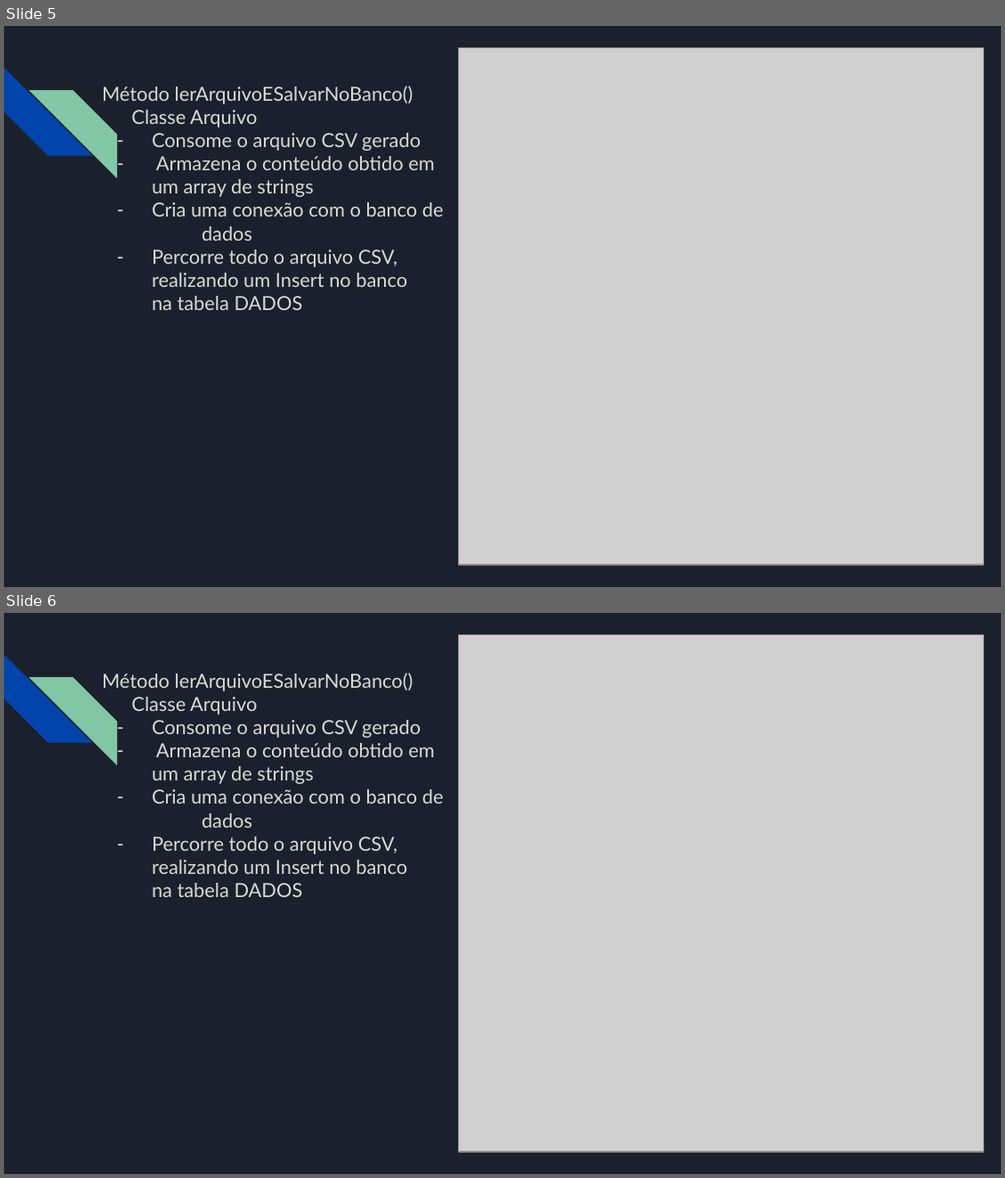
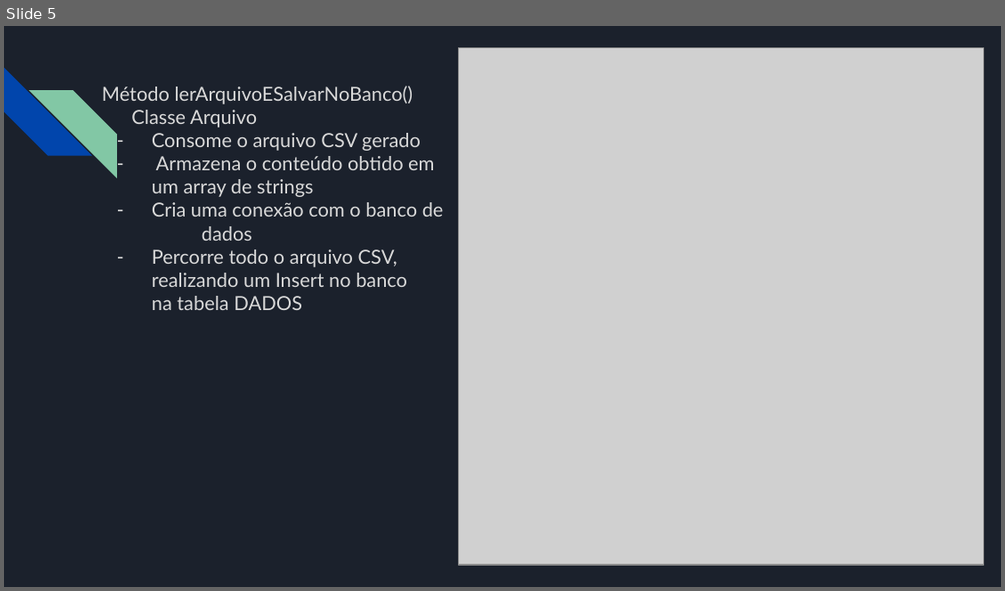
Before and after one commit to gutobyte/ProjetoIntegradorADS-2-Senac, a slide deck: documentos/Apresentacao.pptx. Shown one above the other, each under a label of ours: slides 5 and 6 before the commit, slide 5 after it. The pictures are 1005x1178 and 1005x591 pixels, drawn with LibreOffice and Linux fonts; fonts in the diff are those of the drawing; grey boxes stand for pictures. Boxes give left, top, right and bottom in pixels: in the first picture for what was removed or moved away, otherwise in the second. Text is boxed around its words. In the diff, an @@ line names an element or a change of style, - is before the commit and + after.

```diff
--- a/documentos/Apresentacao.pptx
+++ b/documentos/Apresentacao.pptx
@@ slide 6 removed at (4, 613, 1001, 1174), background #1B212C; not listed: 2 template elements that a slide beside it also shows @@
@@ picture removed at (459, 635, 984, 1151) @@
@@ text removed at (102, 673, 444, 897) @@
-Método lerArquivoESalvarNoBanco()
-Classe Arquivo
-– Consome o arquivo CSV gerado
-– Armazena o conteúdo obtido em
-um array de strings
-– Cria uma conexão com o banco de
-dados
-– Percorre todo o arquivo CSV,
-realizando um Insert no banco
-na tabela DADOS
```
Also in this commit, not shown: 1 slide changed, 2 slides added.
